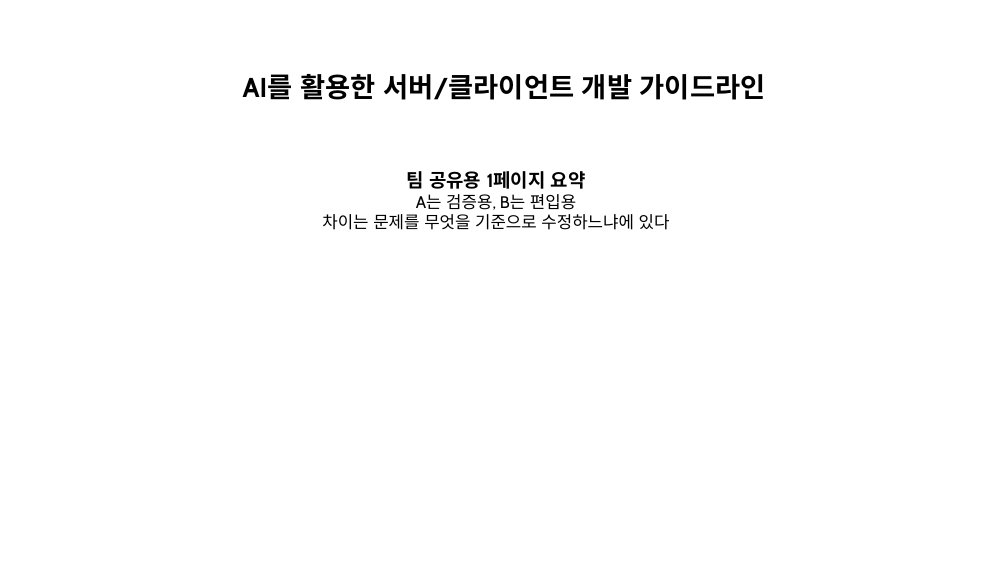
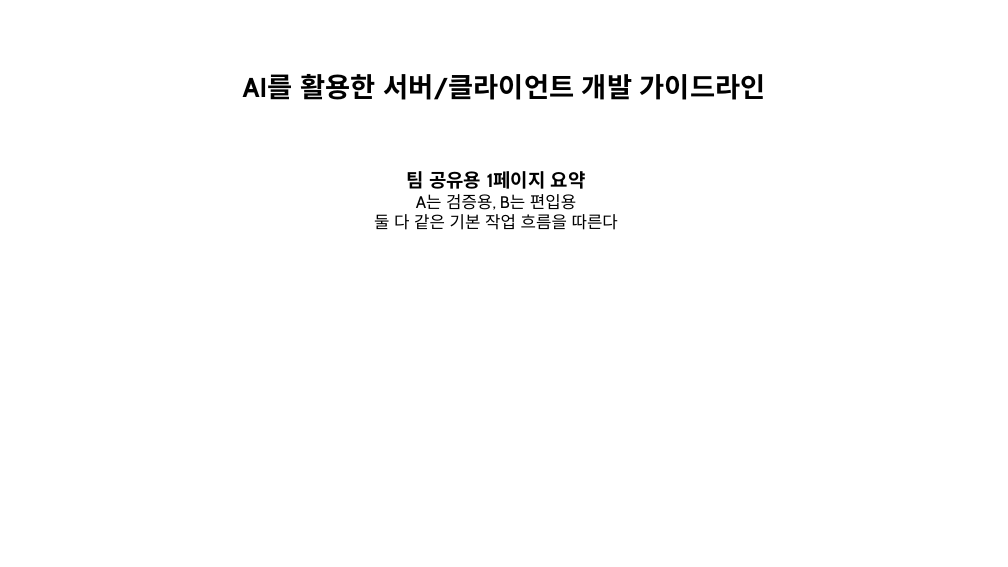
Before and after one commit to naming-sense/wildpaw-arena, a slide deck: slide 1 of docs/ai-game-dev-guidelines-team-one-page.pptx. Drawn at 1008x567 pixels with LibreOffice and Linux fonts; fonts in the diff are those of the drawing. Boxes give left, top, right and bottom in pixels: in the first picture for what was removed or moved away, otherwise in the second. Text is boxed around its words. In the diff, an @@ line names an element or a change of style, - is before the commit and + after.

```diff
--- a/docs/ai-game-dev-guidelines-team-one-page.pptx
+++ b/docs/ai-game-dev-guidelines-team-one-page.pptx
@@ text at [374,214,618,230]: text changed @@
-차이는 문제를 무엇을 기준으로 수정하느냐에 있다
+둘 다 같은 기본 작업 흐름을 따른다
```
Also in this commit, not shown: 5 other slides changed, 4 other files.
